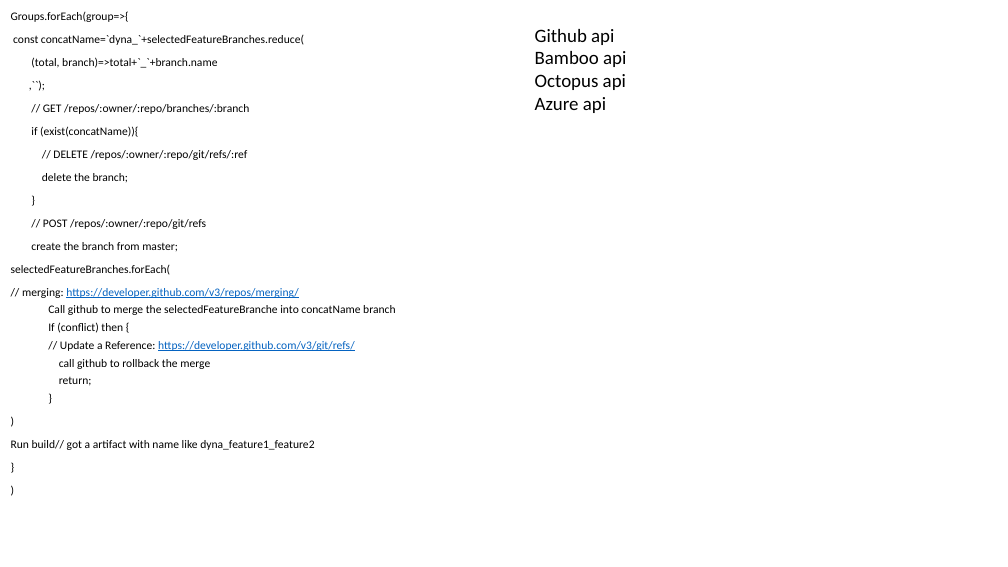
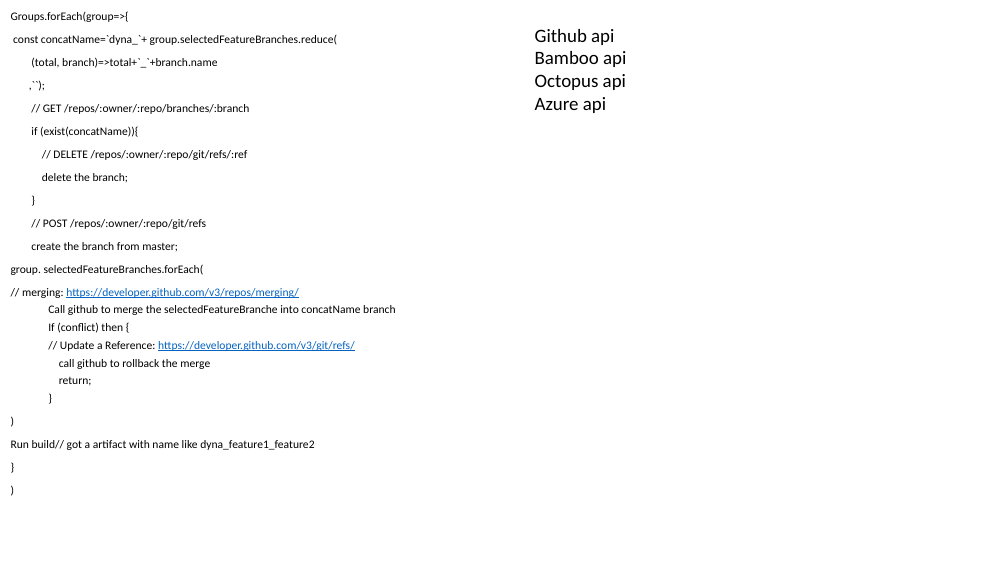
Before and after one commit to chaiyilin/featureToggling, a slide deck: slide 16 of featureToggles.pptx. Drawn at 1008x567 pixels with LibreOffice and Linux fonts; fonts in the diff are those of the drawing. Boxes give left, top, right and bottom in pixels: in the first picture for what was removed or moved away, otherwise in the second. Text is boxed around its words. In the diff, an @@ line names an element or a change of style, - is before the commit and + after.

Commit message:
v1

```diff
--- a/featureToggles.pptx
+++ b/featureToggles.pptx
@@ text at <box>13,35,337,45</box>: text changed @@
-const concatName=`dyna_`+selectedFeatureBranches.reduce(
+const concatName=`dyna_`+ group.selectedFeatureBranches.reduce(
@@ text at <box>11,264,204,275</box>: text changed @@
-selectedFeatureBranches.forEach(
+group. selectedFeatureBranches.forEach(
```
Also in this commit, not shown: 6 other slides changed, 4 slides added, 1 slide removed.
